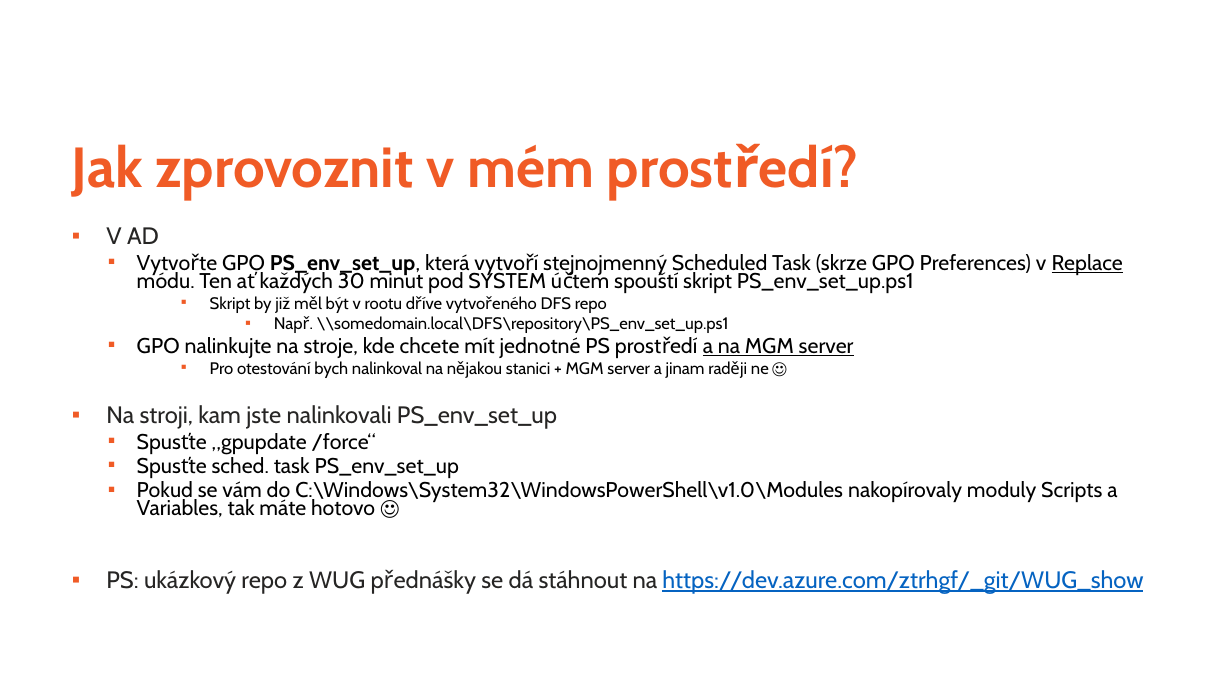
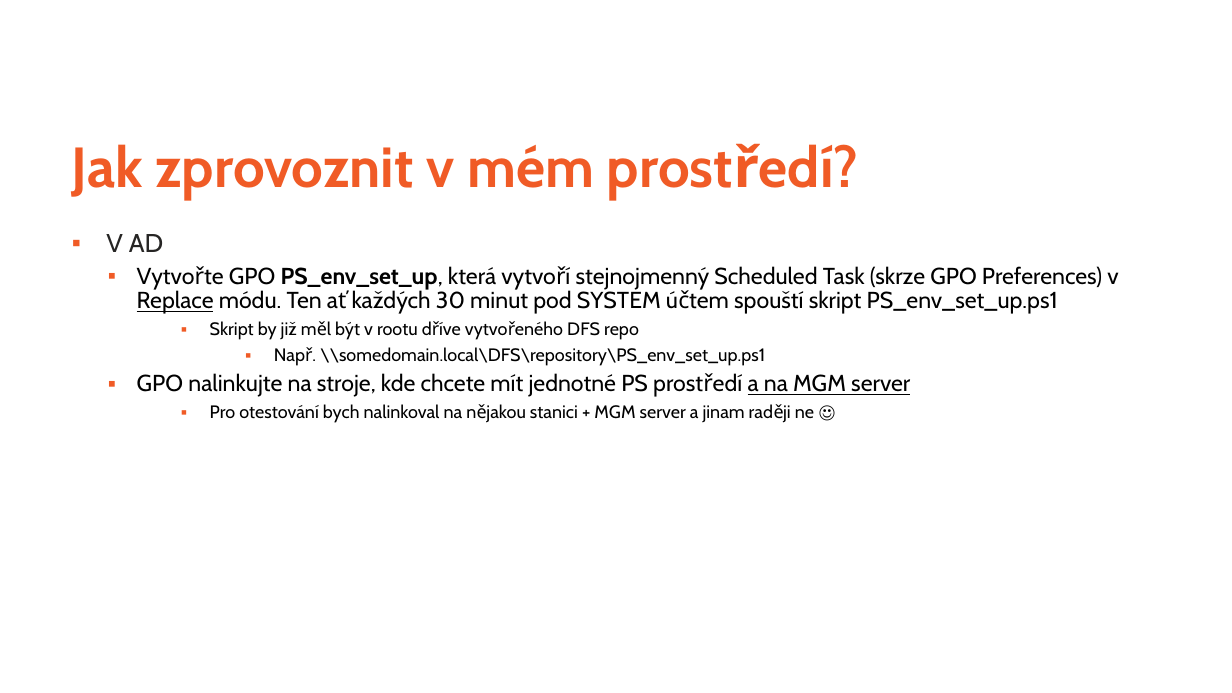
Before and after one commit to ztrhgf/Powershell_CICD_repository, a slide deck: slide 11 of jak zprovoznit CICD Powershell repo.pptx. Drawn at 1232x693 pixels with LibreOffice and Linux fonts; fonts in the diff are those of the drawing; background and template pictures are left out. Boxes give left, top, right and bottom in pixels: in the first picture for what was removed or moved away, otherwise in the second. Text is boxed around its words. In the diff, an @@ line names an element or a change of style, - is before the commit and + after.

```diff
--- a/jak zprovoznit CICD Powershell repo.pptx
+++ b/jak zprovoznit CICD Powershell repo.pptx
@@ text "V AD" at [106,234,1118,423]: size 18.5 to 20 pt in "V AD"; size 16.6 to 18 pt in "Vytvořte GPO PS_env_set_up, která vytvoří stejnojmenný Sched ...", "GPO nalinkujte na stroje, kde chcete mít ..."; size 12.9 to 14 pt in "Skript by již měl být v rootu ...", "Např. \\somedomain.local\DFS\repository\PS_env_set_up.ps1", "Pro otestování bych nalinkoval na nějakou stanici ..."; line spacing 0.9 to 1.1; line spacing 0.7 to 0.9 @@
@@ text at [106,405,1143,594]: paragraphs removed @@
-▪ Na stroji, kam jste nalinkovali PS_env_set_up
-  ▪ Spusťte „gpupdate /force“
-  ▪ Spusťte sched. task PS_env_set_up
-  ▪ Pokud se vám do C:\Windows\System32\WindowsPowerShell\v1.0\Modules nakopírovaly moduly Scripts a Variables, tak máte hotovo ☺
-▪ PS: ukázkový repo z WUG přednášky se dá stáhnout na https://dev.azure.com/ztrhgf/_git/WUG_show
```
Also in this commit, not shown: 3 other slides changed, 1 slide added.
